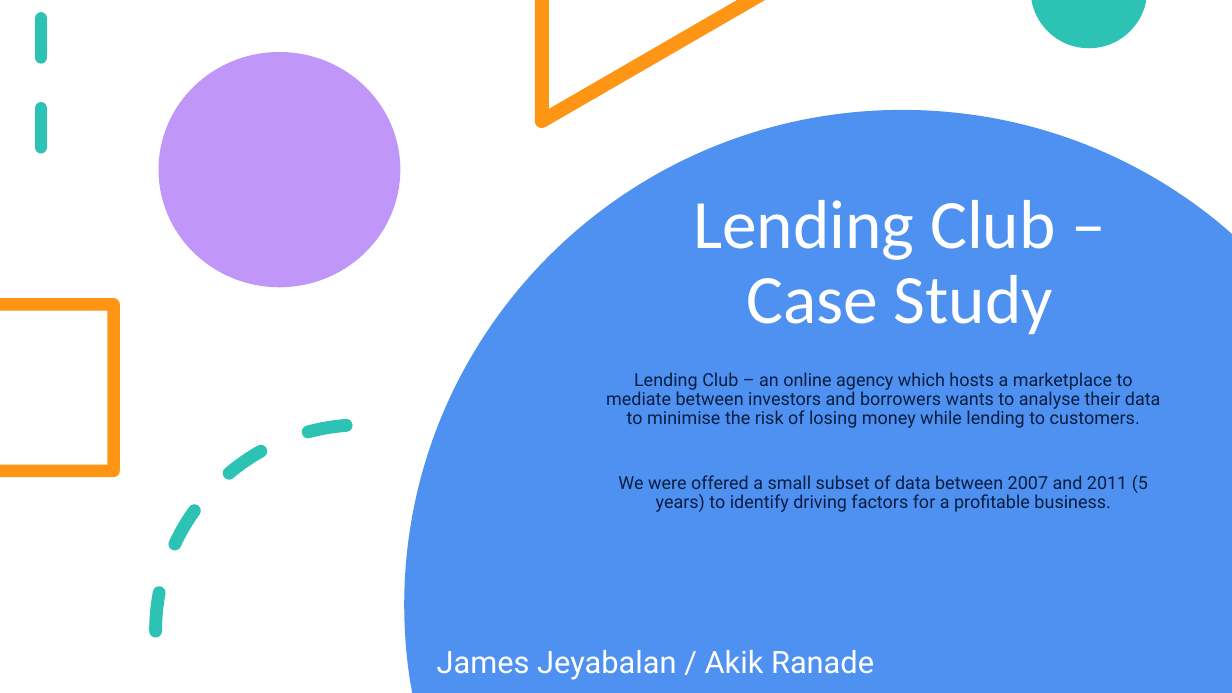
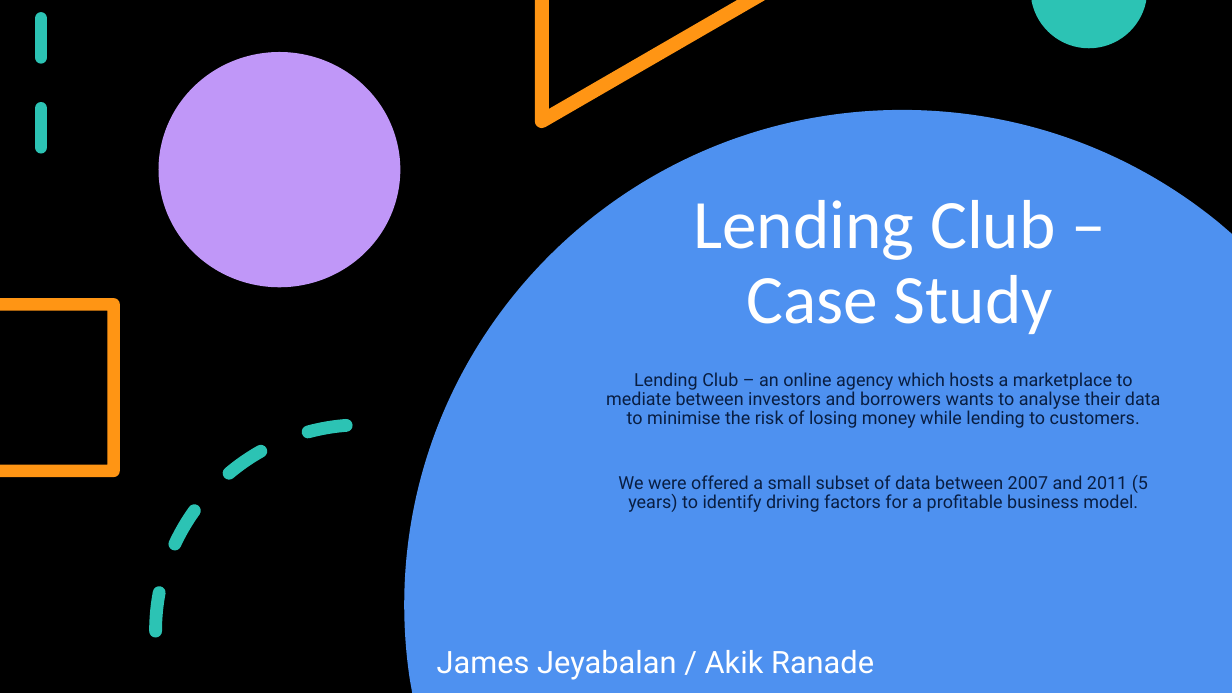
Before and after one commit to jamesrajesh76/LendingClubRiskAnalysis, a slide deck: slide 1 of 3. Lending Club – Case Study.pptx. Drawn at 1232x693 pixels with LibreOffice and Linux fonts; fonts in the diff are those of the drawing. Boxes give left, top, right and bottom in pixels: in the first picture for what was removed or moved away, otherwise in the second. Text is boxed around its words. In the diff, an @@ line names an element or a change of style, - is before the commit and + after.

```diff
--- a/3. Lending Club – Case Study.pptx
+++ b/3. Lending Club – Case Study.pptx
@@ background #FFFFFF to #000000 @@
@@ text at [618,475,1148,512]: text changed @@
-We were offered a small subset of data between 2007 and 2011 (5 years) to identify driving factors for a profitable business.
+We were offered a small subset of data between 2007 and 2011 (5 years) to identify driving factors for a profitable business model.
```
Also in this commit, not shown: 7 other slides changed, 3 slides added, 3 slides removed, 3 other files.
